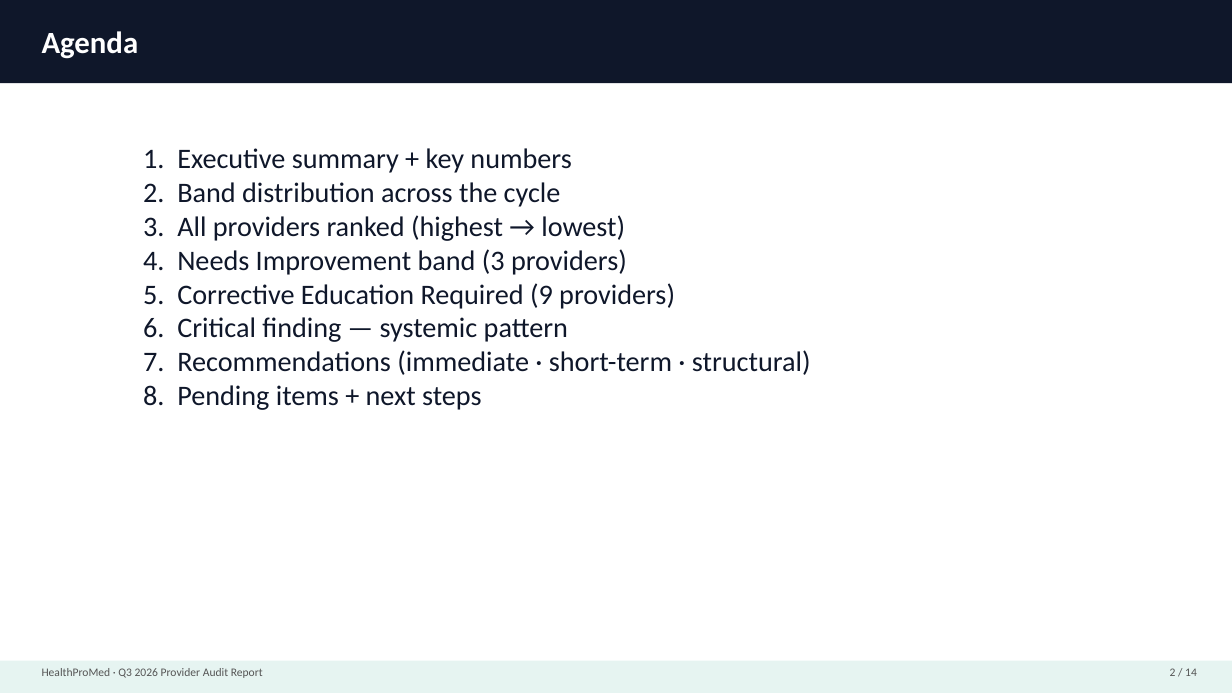
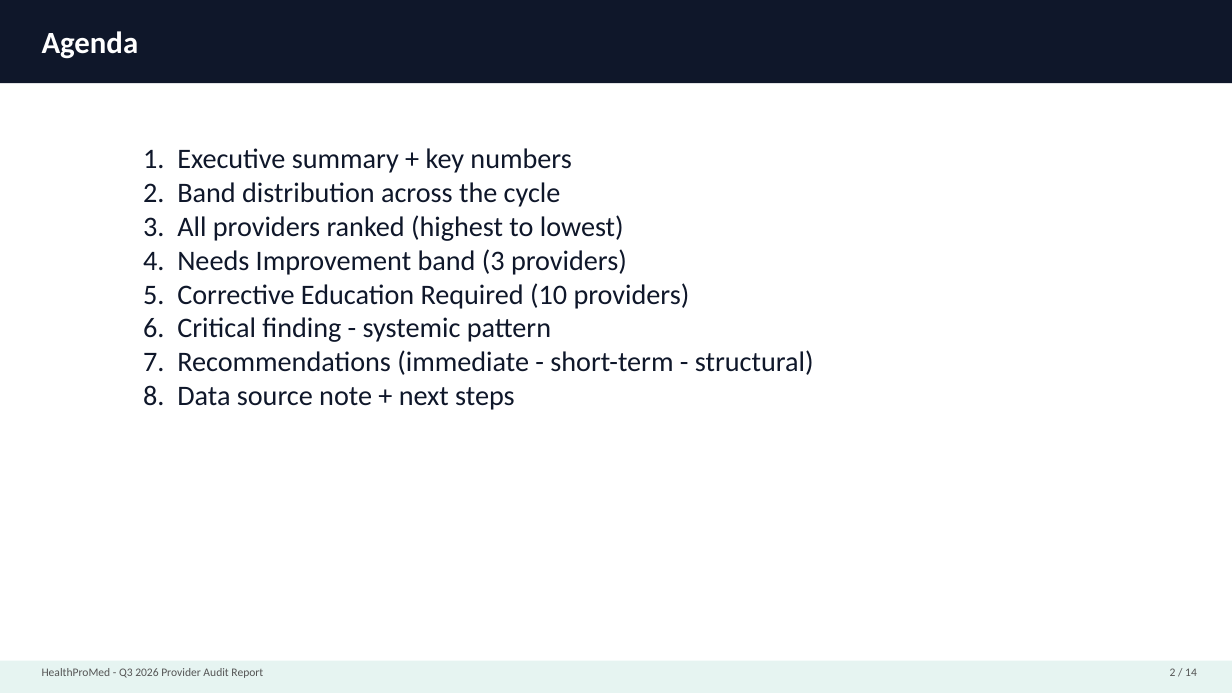
Before and after one commit to ericgalancrc-cmd/Revenue-MD, a slide deck: slide 2 of docs/Q3_2026_Provider_Audit_Report.pptx. Drawn at 1232x693 pixels with LibreOffice and Linux fonts; fonts in the diff are those of the drawing. Boxes give left, top, right and bottom in pixels: in the first picture for what was removed or moved away, otherwise in the second. Text is boxed around its words. In the diff, an @@ line names an element or a change of style, - is before the commit and + after.

```diff
--- a/docs/Q3_2026_Provider_Audit_Report.pptx
+++ b/docs/Q3_2026_Provider_Audit_Report.pptx
@@ text at (143, 215, 624, 241): text changed @@
-3. All providers ranked (highest → lowest)
+3. All providers ranked (highest to lowest)
@@ text at (143, 283, 814, 410): text changed @@
-5. Corrective Education Required (9 providers)
-6. Critical finding — systemic pattern
-7. Recommendations (immediate · short-term · structural)
-8. Pending items + next steps
+5. Corrective Education Required (10 providers)
+6. Critical finding - systemic pattern
+7. Recommendations (immediate - short-term - structural)
+8. Data source note + next steps
@@ text at (42, 668, 263, 678): text changed @@
-HealthProMed · Q3 2026 Provider Audit Report
+HealthProMed - Q3 2026 Provider Audit Report
```
Also in this commit, not shown: 13 other slides changed, 1 other file.
